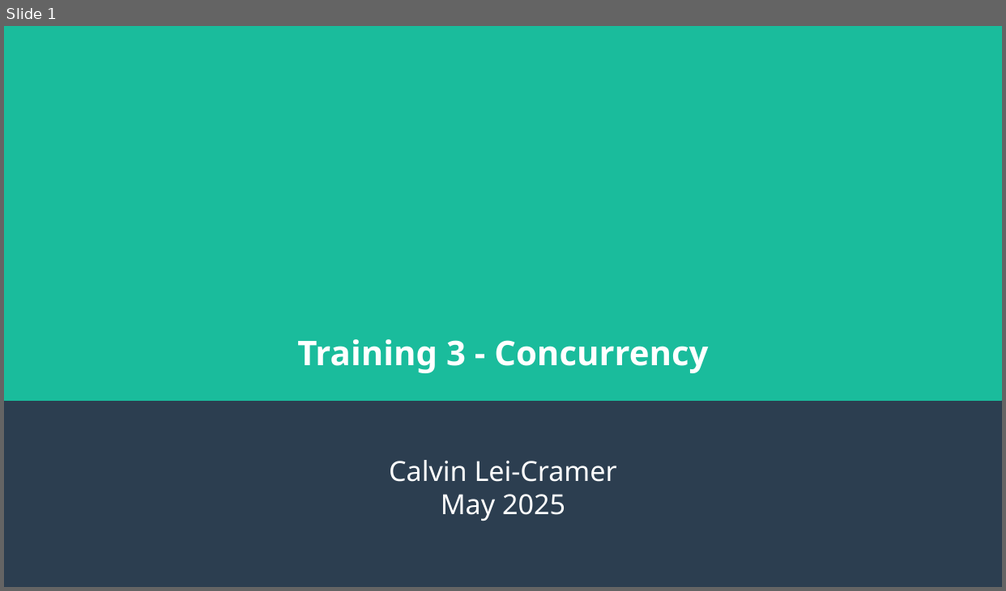
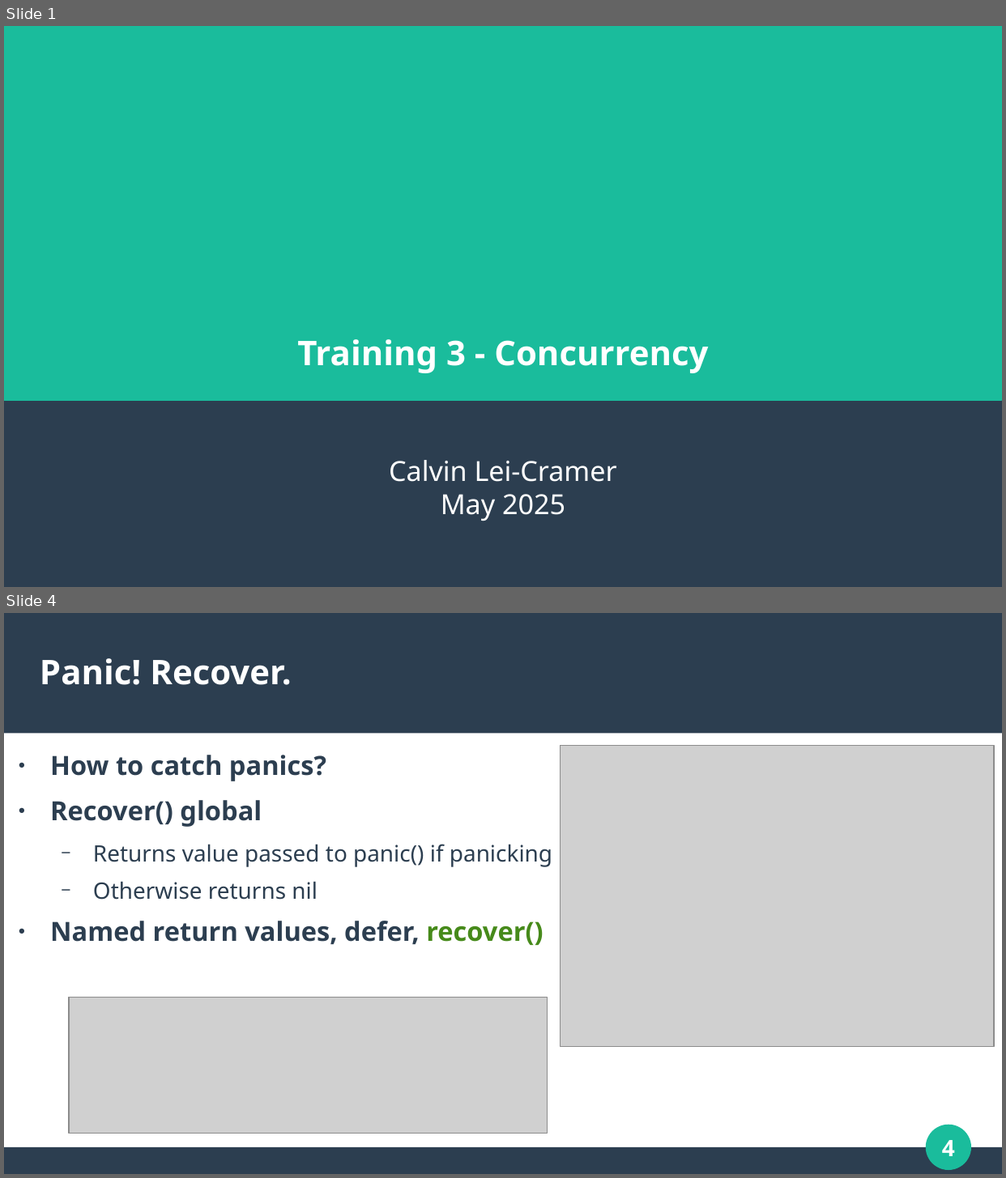
Before and after one commit to calvincramer/golang-training-3-completed, a slide deck: presentation-3.odp. Shown one above the other, each under a label of ours: slide 1 before the commit, slides 1 and 4 after it; the slides between them are not shown. The pictures are 1006x591 and 1006x1178 pixels, drawn with LibreOffice and Linux fonts; fonts in the diff are those of the drawing; grey boxes stand for pictures. Boxes give left, top, right and bottom in pixels: in the first picture for what was removed or moved away, otherwise in the second. Text is boxed around its words. In the diff, an @@ line names an element or a change of style, - is before the commit and + after.

```diff
--- a/presentation-3.odp
+++ b/presentation-3.odp
@@ slide 4 added at [4, 613, 1002, 1174], background #FFFFFF @@
@@ rectangle added at [4, 613, 1002, 734], fill #2C3E50 @@
@@ title added at [40, 658, 292, 685], 27 pt, text #FFFFFF, bold @@
+Panic! Recover.
@@ text added at [50, 755, 552, 945], 21 pt, text #2C3E50, bold @@
+● How to catch panics?
+● Recover() global
+  − Returns value passed to panic() if panicking
+  − Otherwise returns nil
+● Named return values, defer, recover()
@@ picture added at [560, 745, 995, 1047] @@
@@ picture added at [69, 998, 548, 1134] @@
@@ ellipse added at [927, 1126, 971, 1170], fill #1ABC9C, outline #1ABC9C 0.85 pt @@
@@ page number added at [942, 1140, 955, 1157], 18 pt, text #FFFFFF, bold @@
+4
@@ rectangle added at [4, 1148, 1002, 1174], fill #2C3E50 @@
```
Also in this commit, not shown: 4 slides changed, 23 other slides added, 3 slides removed, 1 other file.
